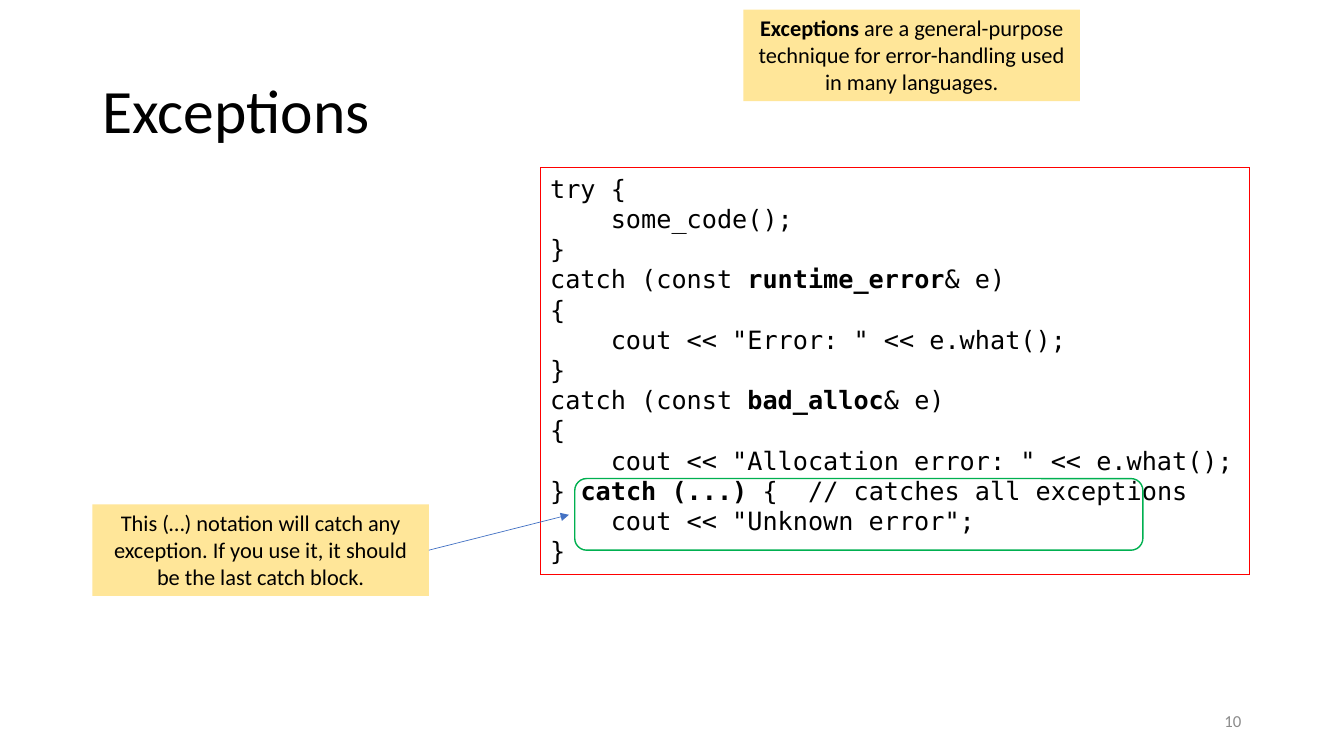
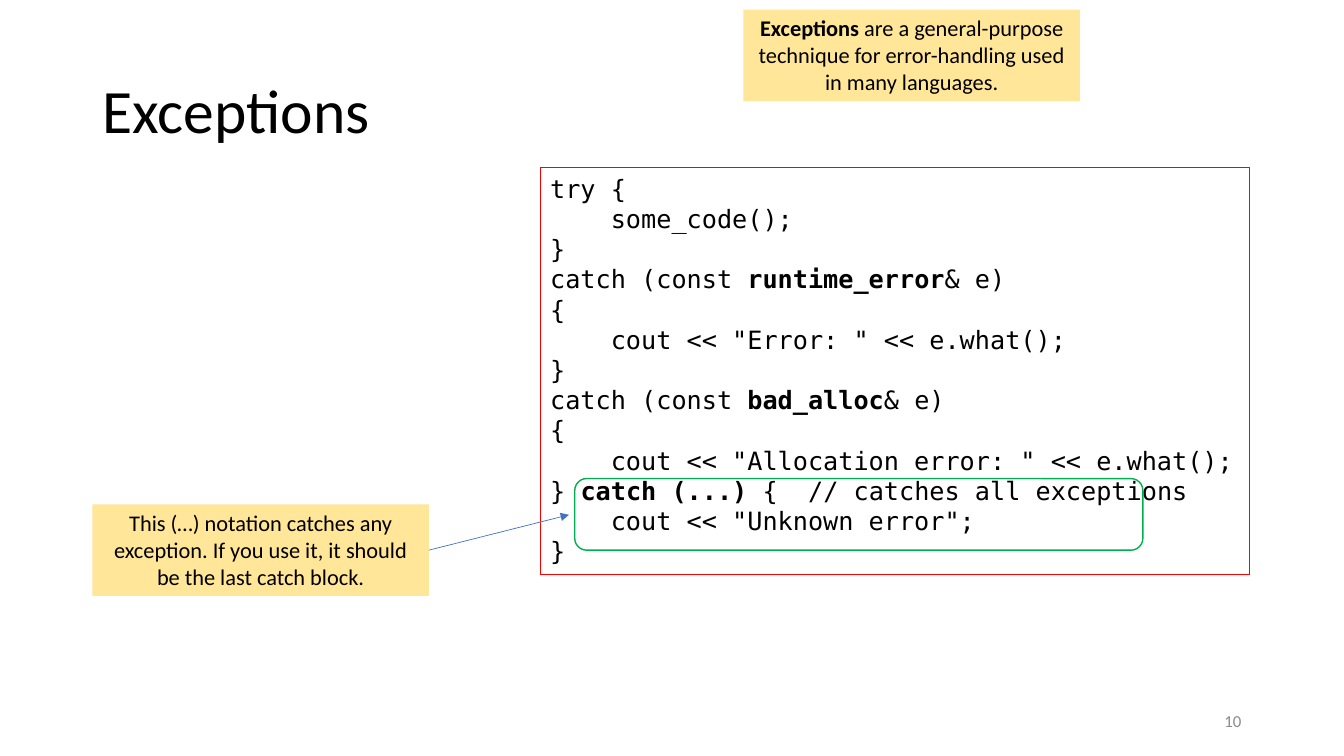
Before and after one commit to tjd1234/cmpt135spring2024, a slide deck: slide 10 of sample_code/week9/week9_cmpt135.pptx. Drawn at 1344x756 pixels with LibreOffice and Linux fonts; fonts in the diff are those of the drawing. Boxes give left, top, right and bottom in pixels: in the first picture for what was removed or moved away, otherwise in the second. Text is boxed around its words. In the diff, an @@ line names an element or a change of style, - is before the commit and + after.

Commit message:
updated

```diff
--- a/sample_code/week9/week9_cmpt135.pptx
+++ b/sample_code/week9/week9_cmpt135.pptx
@@ text in rectangle at (114,515,407,585): text changed @@
-This (…) notation will catch any exception. If you use it, it should be the last catch block.
+This (…) notation catches any exception. If you use it, it should be the last catch block.
```
